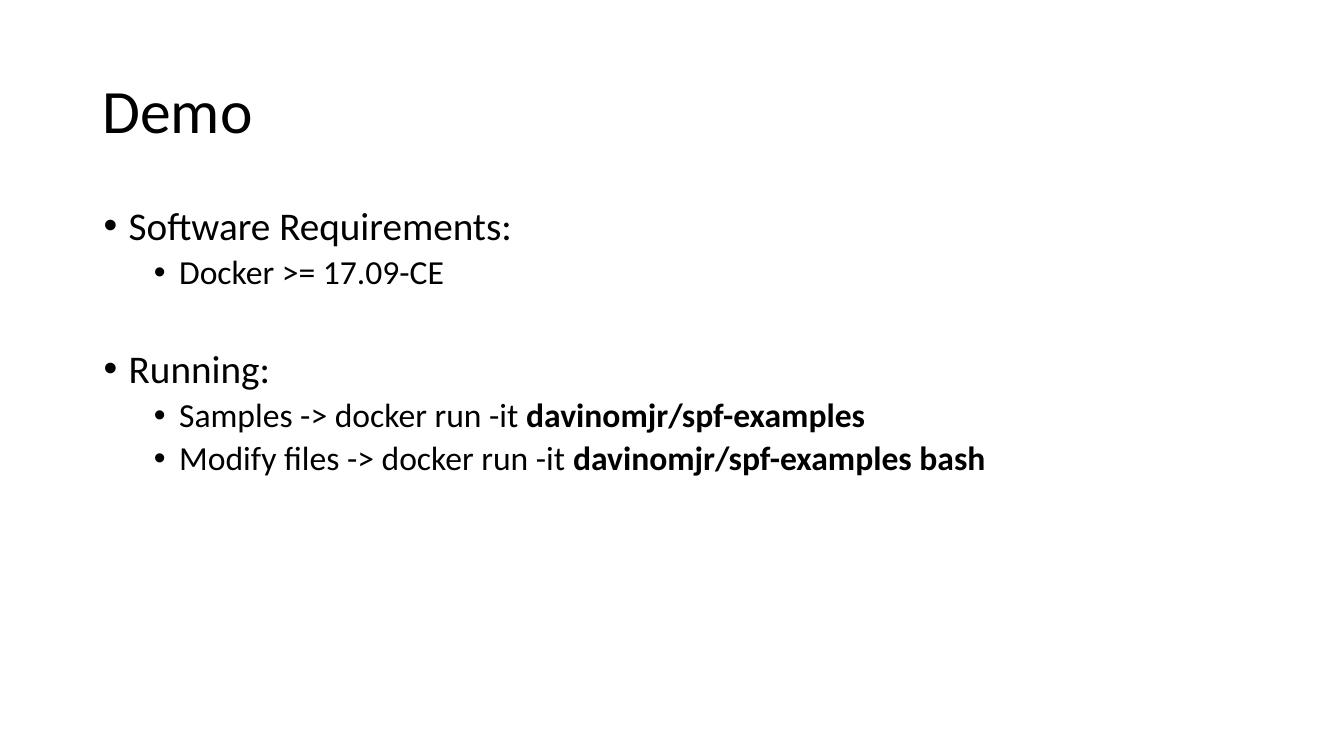
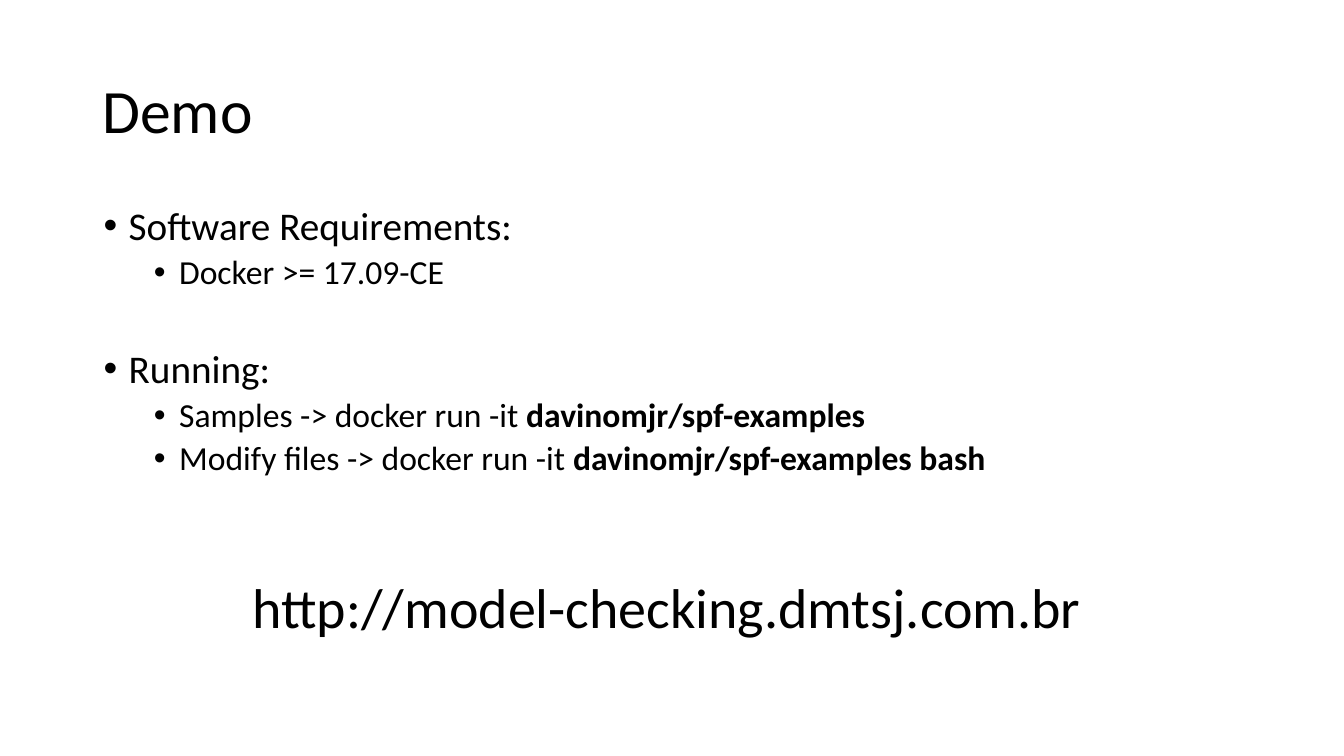
Before and after one commit to damorim/model-checking-tutorial, a slide deck: slide 44 of Program-Model-Checking.pptx. Drawn at 1344x756 pixels with LibreOffice and Linux fonts; fonts in the diff are those of the drawing. Boxes give left, top, right and bottom in pixels: in the first picture for what was removed or moved away, otherwise in the second. Text is boxed around its words. In the diff, an @@ line names an element or a change of style, - is before the commit and + after.

```diff
--- a/Program-Model-Checking.pptx
+++ b/Program-Model-Checking.pptx
@@ text added at <box>253,589,1081,638</box>, 40 pt, text #000000 @@
+http://model-checking.dmtsj.com.br
```
Also in this commit, not shown: 17 other slides changed, 1 other file.
